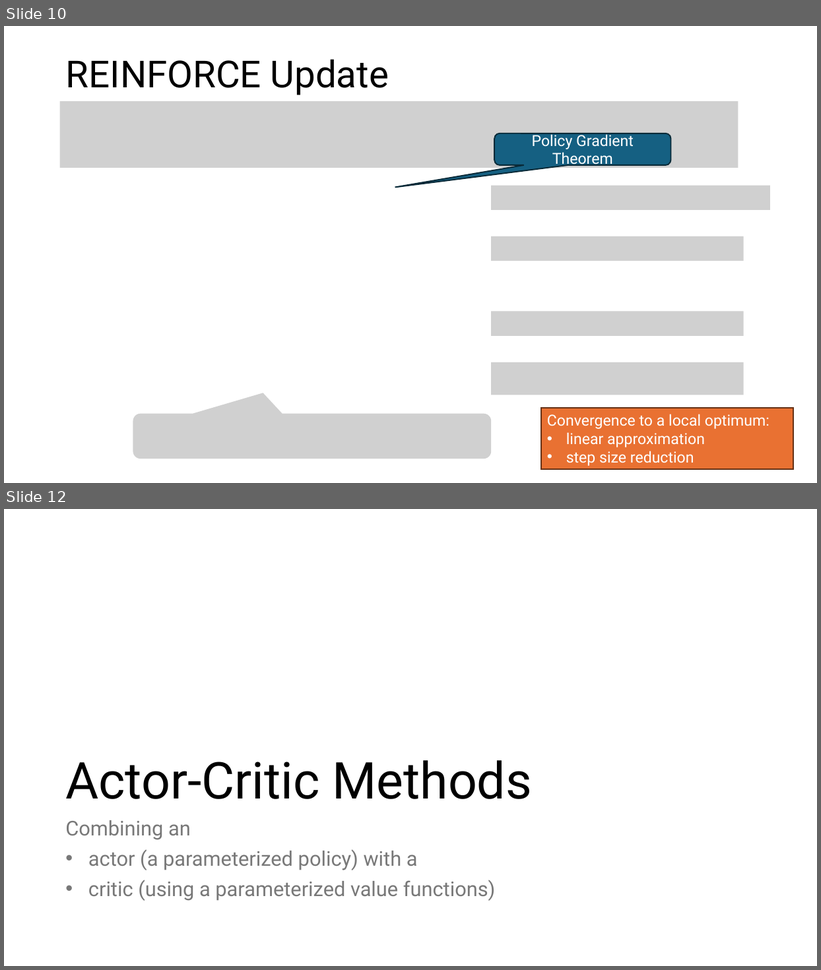
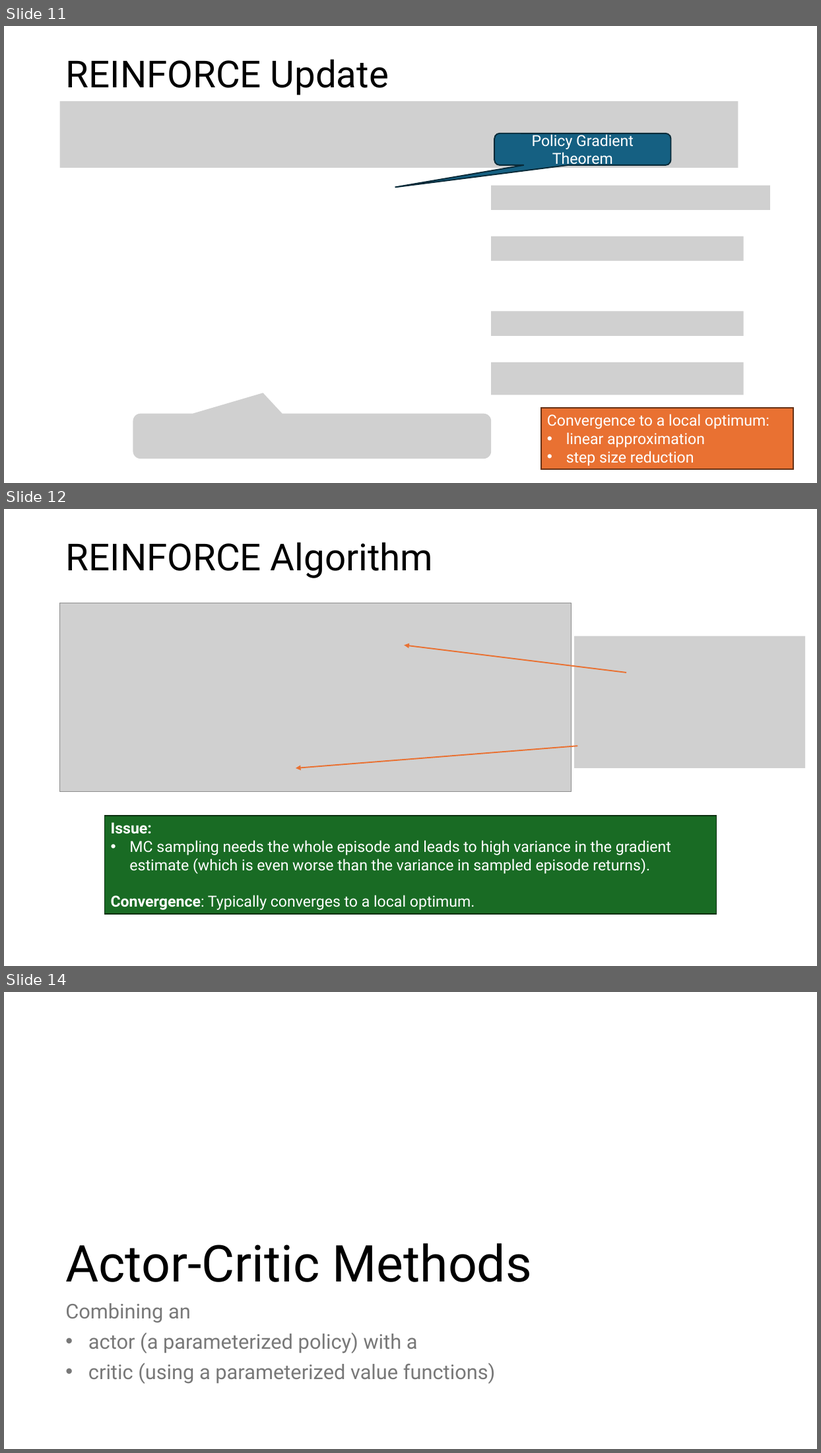
Before and after one commit to mhahsler/Introduction_to_Reinforcement_Learning, a slide deck: slides/Lecture_Chapter13.pptx. Shown one above the other, each under a label of ours: slides 10 and 12 before the commit, slides 11, 12 and 14 after it; the slides between them are not shown. The pictures are 821x970 and 821x1453 pixels, drawn with LibreOffice and Linux fonts; fonts in the diff are those of the drawing; grey boxes stand for pictures. Boxes give left, top, right and bottom in pixels: in the first picture for what was removed or moved away, otherwise in the second. Text is boxed around its words. In the diff, an @@ line names an element or a change of style, - is before the commit and + after.

```diff
--- a/slides/Lecture_Chapter13.pptx
+++ b/slides/Lecture_Chapter13.pptx
@@ slide 12 added at box(4, 509, 817, 966), background #FFFFFF @@
@@ title added at box(66, 542, 433, 578), 44 pt, text #000000 @@
+REINFORCE Algorithm
@@ picture added at box(60, 603, 572, 792) @@
@@ arrow added from (627, 673) to (404, 645), #E97132 1.5 pt @@
@@ picture added at box(574, 636, 805, 769) @@
@@ arrow added from (578, 747) to (296, 768), #E97132 1.5 pt @@
@@ rectangle added at box(104, 816, 717, 915), fill #196B24, outline #0B2F10 1.5 pt, 18 pt, text #FFFFFF @@
+Issue:
+• MC sampling needs the whole episode and leads to high variance in the gradient estimate (which is even worse than the variance in sampled episode returns).
+Convergence: Typically converges to a local optimum.
@@ what was slide 10 is now slide 11 @@
@@ what was slide 12 is now slide 14 @@
```
Also in this commit, not shown: 5 slides changed, 2 other slides added, 2 slides removed, 3 other files.
